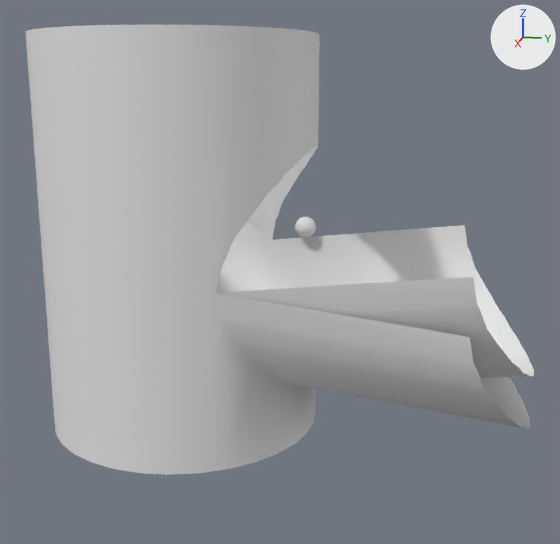
Before and after pictures for a commit that changed the Blender file Project/cylinder.blend.
Both versions are drawn from a camera (50 mm lens) standing at (6.28, 2.12, 1.28) and looking at (0.02, 0.87, -0.29). The lights are fixed; the arrows at upper right show +X, +Y and +Z. The same objects are shown in both versions, whatever each file hides.
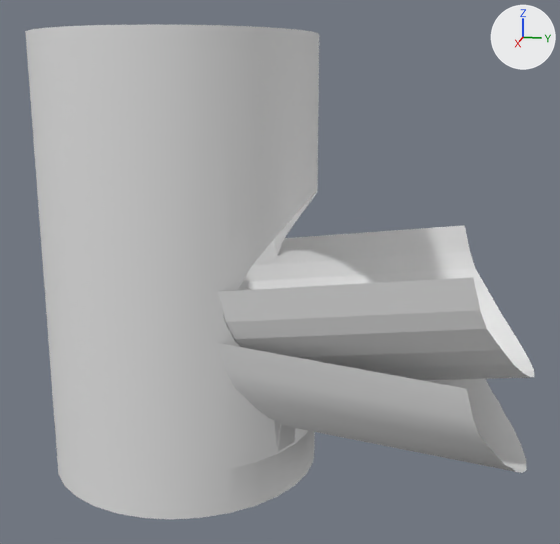
Where the change shows, as pixel boxes (x1, y1, x2, y2) in the pictures (560 x 544 px):
'Cylinder.001', moved: before (25, 24, 530, 475); after (43, 83, 527, 519)
'Cylinder.002', moved: before (216, 33, 534, 417); after (25, 24, 534, 475)
'Sphere', moved (not visible afterwards): before (295, 217, 316, 237)

What changed in the scene script:
```text
Change ob_sphere:
    ob_sphere.location: (-0.974, 0.916, -0.08) -> (-0.359, -0.191, 0.224)
Change ob_cylinder_001:
    ob_cylinder_001.location: (0.0, 0.0, 0.0) -> (0.0, 0.0, -0.383)
Change ob_cylinder_002:
    ob_cylinder_002.location: (-0.014, 0.0, 0.0) -> (0.0, 0.0, 0.0)
```
